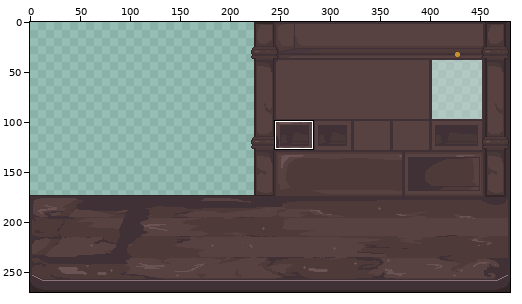
Pixel-art file: Aseprite/desk.aseprite. Above, an overview of the earlier version with the close-up marked.
Close-up. First the earlier version:
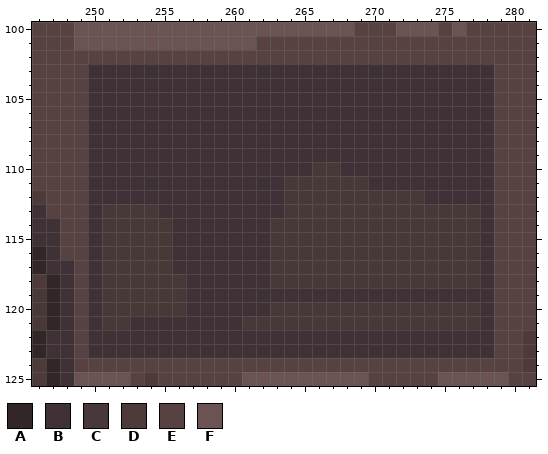
480x270 pixels, 1 frame. Pixels under 10% opacity are left out. Colours within 5 levels of each other are drawn and written as one. Shown: x 246..281, y 100..125. The commit also changed other parts of the picture, which this record leaves out.
Palette (. is transparent): A #322726  B #3f3135  C #483837  D #4e3a39  E #584241  F #6a5352
Pixels before, first column x 246:
100 EEEFFFFFFFFFFFFFFFFFFFFEEEFFFEFEEEEE
101 EEEFFFFFFFFFFFFFEEEEEEEEEEEEEEEEEEEE
102 EEEEEEEEEEEEEEEEEEEEEEEEEEEEEEEEEEEE
103 EEEEBBBBBBBBBBBBBBBBBBBBBBBBBBBBBEEE
104 EEEEBBBBBBBBBBBBBBBBBBBBBBBBBBBBBEEE
105 EEEEBBBBBBBBBBBBBBBBBBBBBBBBBBBBBEEE
106 EEEEBBBBBBBBBBBBBBBBBBBBBBBBBBBBBEEE
107 EEEEBBBBBBBBBBBBBBBBBBBBBBBBBBBBBEEE
108 EEEEBBBBBBBBBBBBBBBBBBBBBBBBBBBBBEEE
109 EEEEBBBBBBBBBBBBBBBBBBBBBBBBBBBBBEEE
110 EEEEBBBBBBBBBBBBBBBBCCBBBBBBBBBBBEEE
111 EEEEBBBBBBBBBBBBBBCCCCCCBBBBBBBBBEEE
112 DEEEBBBBBBBBBBBBBBCCCCCCCCCCBBBBBEEE
113 BEEEBCCCCBBBBBBBBBCCCCCCCCCCCCCCBEEE
114 BBEEBCCCCCBBBBBBBCCCCCCCCCCCCCCCBEEE
115 BBEEBCCCCCBBBBBBBCCCCCCCCCCCCCCCBEEE
116 ABEEBCCCCCBBBBBBBCCCCCCCCCCCCCCCBEEE
117 ABBEBCCCCCBBBBBBBCCCCCCCCCCCCCCCBEEE
118 DABEBCCCCCCBBBBBBCCCCCCCCCCCCCCCBEEE
119 CABEBCCCCCCBBBBBBBBBBBBBBBBBBBBBBEEE
120 CABEBCCCCCCBBBBBBCCCCCCCCCCCCCCCBEEE
121 CABEBCCBBBBBBBBCCCCCCCCCCCCCCCCCBEEE
122 ABBEBBBBBBBBBBBBBBBBBBBBBBBBBBBBBEED
123 ABBEBBBBBBBBBBBBBBBBBBBBBBBBBBBBBEED
124 DABEEEEEEEEEEEEEEEEEEEEEEEEEEEEEEEED
125 DABFFFFEDEEEEEEFFFFFFFFFEEEEEFFFFFEE
And afterwards:
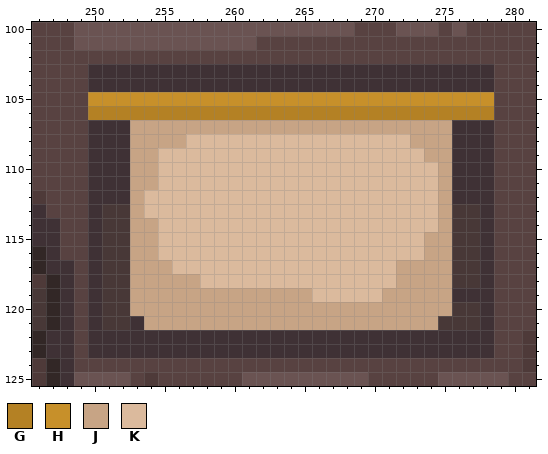
Colours new in this view: G #b48124  H #c7902a  J #c7a485  K #dbba9d
What changed:
layer "calender" now shown
Layer "calender":
y 105: x 250..278 BBBBBBBBBBBBBBBBBBBBBBBBBBBBB -> HHHHHHHHHHHHHHHHHHHHHHHHHHHHH
y 106: x 250..278 BBBBBBBBBBBBBBBBBBBBBBBBBBBBB -> GGGGGGGGGGGGGGGGGGGGGGGGGGGGG
y 107: x 253..275 BBBBBBBBBBBBBBBBBBBBBBB -> JJJJJJJJJJJJJJJJJJJJJJJ
y 108: x 253..275 BBBBBBBBBBBBBBBBBBBBBBB -> JJJJKKKKKKKKKKKKKKKKJJJ
y 109: x 253..275 BBBBBBBBBBBBBBBBBBBBBBB -> JJKKKKKKKKKKKKKKKKKKKJJ
y 110: x 253..275 BBBBBBBBBBBBBCCBBBBBBBB -> JJKKKKKKKKKKKKKKKKKKKKJ
y 111: x 253..275 BBBBBBBBBBBCCCCCCBBBBBB -> JJKKKKKKKKKKKKKKKKKKKKJ
y 112: x 253..275 BBBBBBBBBBBCCCCCCCCCCBB -> JKKKKKKKKKKKKKKKKKKKKKJ
y 113: x 253..275 CCBBBBBBBBBCCCCCCCCCCCC -> JKKKKKKKKKKKKKKKKKKKKKJ
y 114: x 253..275 CCCBBBBBBBCCCCCCCCCCCCC -> JJKKKKKKKKKKKKKKKKKKKKJ
y 115..116: x 253..275 CCCBBBBBBBCCCCCCCCCCCCC -> JJKKKKKKKKKKKKKKKKKKKJJ
y 117: x 253..275 CCCBBBBBBBCCCCCCCCCCCCC -> JJJKKKKKKKKKKKKKKKKJJJJ
y 118: x 253..275 CCCCBBBBBBCCCCCCCCCCCCC -> JJJJJKKKKKKKKKKKKKKJJJJ
y 119: x 253..275 CCCCBBBBBBBBBBBBBBBBBBB -> JJJJJJJJJJJJJKKKKKJJJJJ
y 120: x 253..275 CCCCBBBBBBCCCCCCCCCCCCC -> JJJJJJJJJJJJJJJJJJJJJJJ
y 121: x 254..274 BBBBBBBCCCCCCCCCCCCCC -> JJJJJJJJJJJJJJJJJJJJJ
Changed places in both close-ups, as pixel boxes (x1, y1, x2, y2):
changed: (88, 92, 494, 330)
